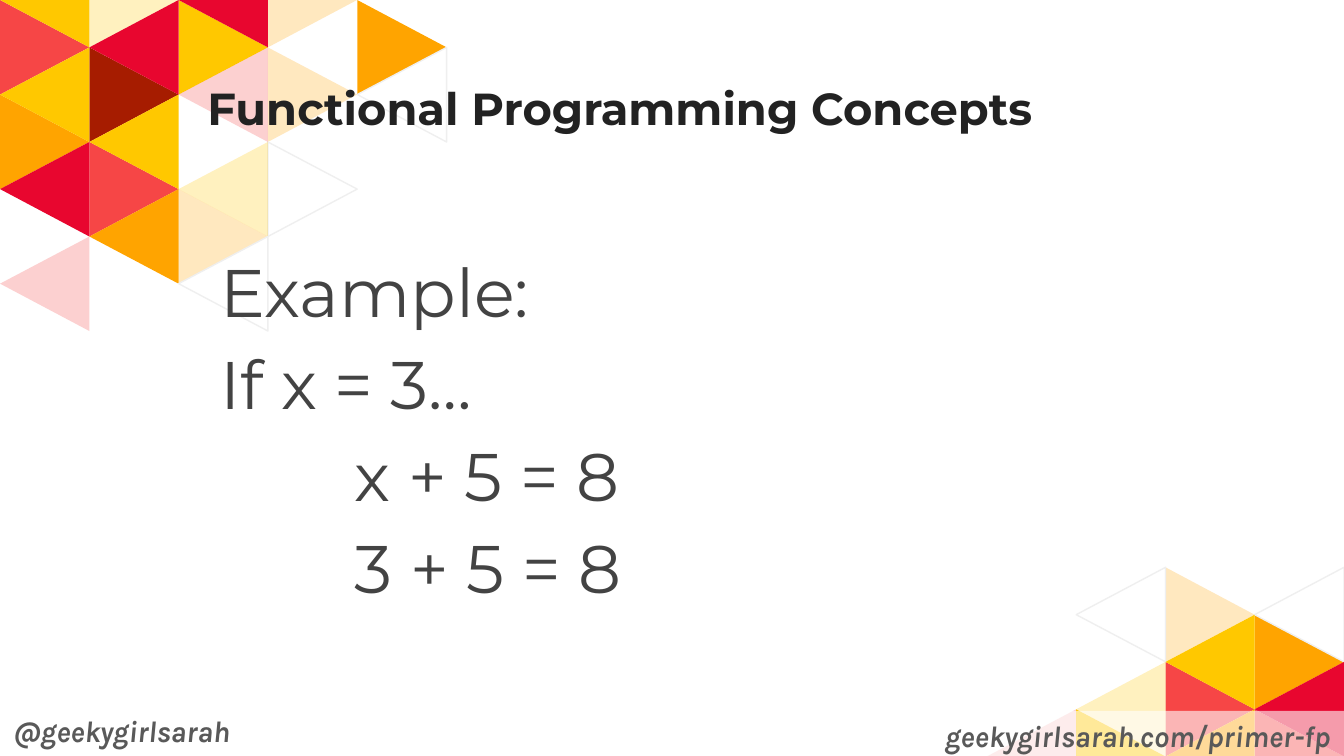
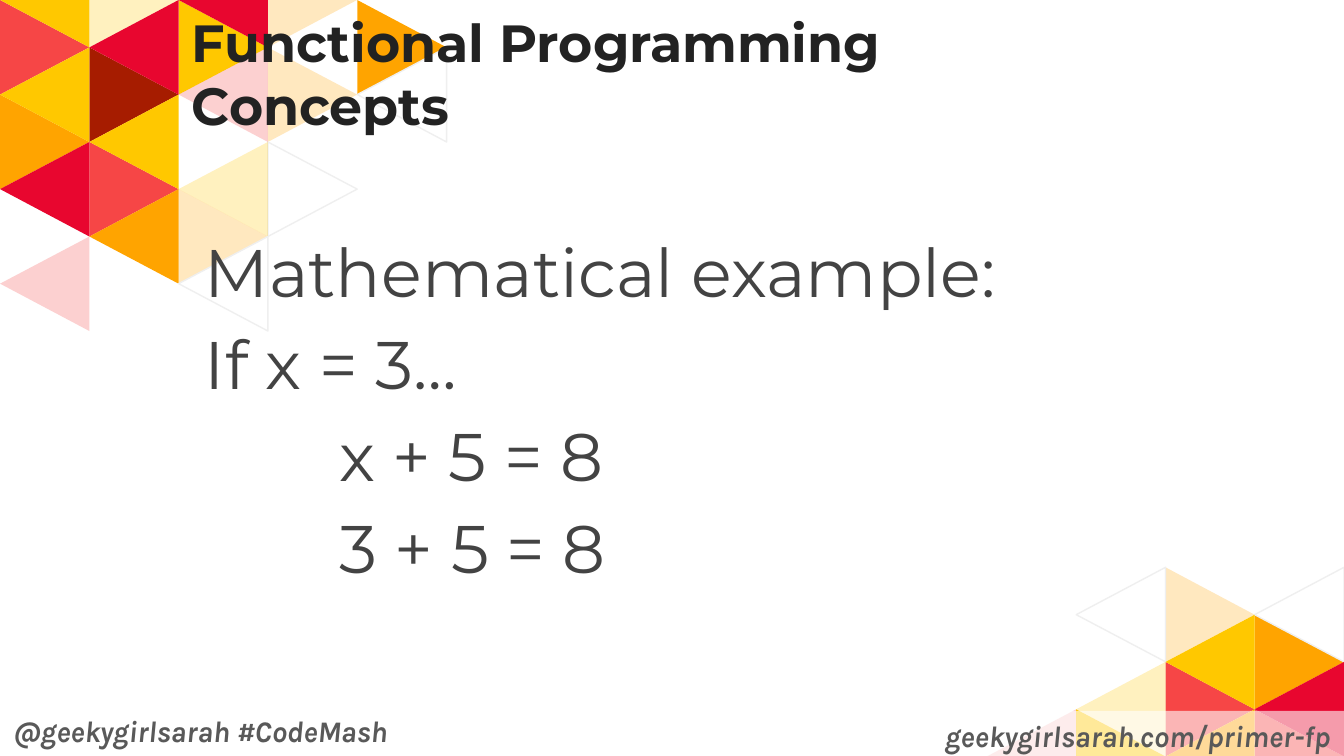
Before and after one commit to geekygirlsarah/talk-a_primer_on_functional_programming, a slide deck: slide 24 of A Primer on Functional Programming.pptx (slide 22 before the commit). Drawn at 1344x756 pixels with LibreOffice and Linux fonts; fonts in the diff are those of the drawing. Boxes give left, top, right and bottom in pixels: in the first picture for what was removed or moved away, otherwise in the second. Text is boxed around its words. In the diff, an @@ line names an element or a change of style, - is before the commit and + after.

Commit message:
Update slides from CodeMash 2019

```diff
--- a/A Primer on Functional Programming.pptx
+++ b/A Primer on Functional Programming.pptx
@@ title "Functional Programming Concepts": place and size @@
-title "Functional Programming Concepts" at [207,82,1032,136]
+title "Functional Programming Concepts" at [192,11,880,137]
@@ title "Functional Programming Concepts" at [192,11,880,137]: size 24 to 28 pt @@
@@ text "Mathematical example:": place and size @@
-text "Mathematical example:" at [221,252,622,594]
+text "Mathematical example:" at [205,232,996,574]
@@ text at [205,232,996,310]: text changed @@
-Example:
+Mathematical example:
@@ text at [13,721,388,750]: text changed @@
-@geekygirlsarah
+@geekygirlsarah #CodeMash
```
Also in this commit, not shown: 62 other slides changed, 3 slides added, 1 other file.
